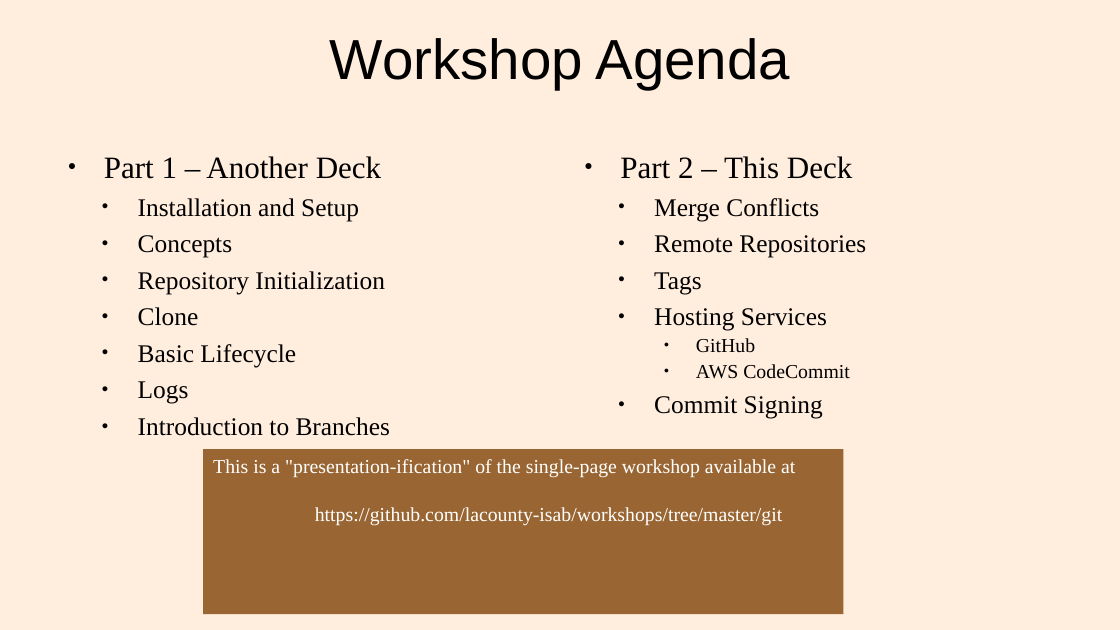
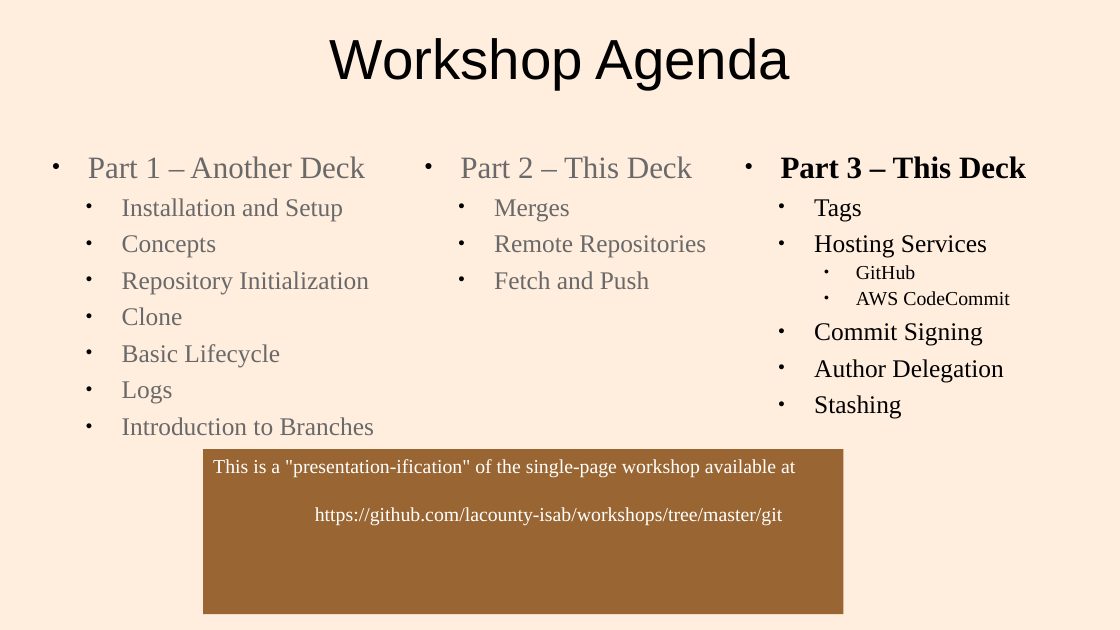
Before and after one commit to lacounty-isab/workshops, a slide deck: slide 2 of git/GitWorkshop3.odp. Drawn at 1120x630 pixels with LibreOffice and Linux fonts; fonts in the diff are those of the drawing. Boxes give left, top, right and bottom in pixels: in the first picture for what was removed or moved away, otherwise in the second. Text is boxed around its words. In the diff, an @@ line names an element or a change of style, - is before the commit and + after.

Commit message:
Finished Part 2.

```diff
--- a/git/GitWorkshop3.odp
+++ b/git/GitWorkshop3.odp
@@ text "Part 1 – Another Deck": place and size @@
-text "Part 1 – Another Deck" at [104,156,390,436]
+text "Part 1 – Another Deck" at [88,156,374,435]
@@ text "Part 1 – Another Deck" at [88,156,374,435]: text colour #000000 to #696969 @@
@@ text "Part 2 – This Deck": place and size @@
-text "Part 2 – This Deck" at [620,156,866,419]
+text "Part 2 – This Deck" at [460,156,706,289]
@@ text at [460,156,706,258]: text colour #000000 to #696969 in "Part 2 – This Deck", "Remote Repositories" @@
@@ text added at [781,156,1026,419], 18 pt, text #000000 @@
+● Part 3 – This Deck
+  ● Tags
+  ● Hosting Services
+    ● GitHub
+    ● AWS CodeCommit
+  ● Commit Signing
+  ● Author Delegation
+  ● Stashing
@@ text at [494,199,570,221]: text changed; text colour #000000 to #696969 @@
-  ● Merge Conflicts
+  ● Merges
@@ text at [494,271,649,289]: text changed; text colour #000000 to #696969 @@
-  ● Tags
-  ● Hosting Services
-    ● GitHub
-    ● AWS CodeCommit
-  ● Commit Signing
+  ● Fetch and Push
```
Also in this commit, not shown: 1 other slide changed, 7 other files.
